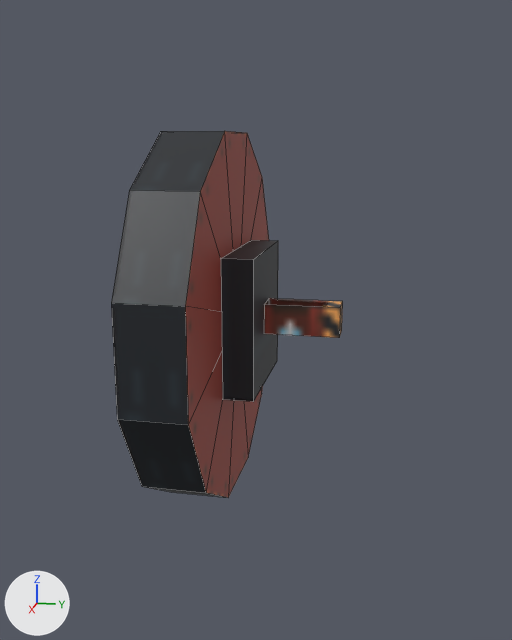
The FBX model Assets/Models/BigMagnet.fbx as it was, and as the next commit left it.
Camera for both pictures: a 50 mm camera at (574.0, 181.0, 139.0) aimed at (5.0, 67.0, -3.0). Every picture has the same lights, and +X, +Y and +Z are marked at lower left. Mesh edges are drawn as thin lines.
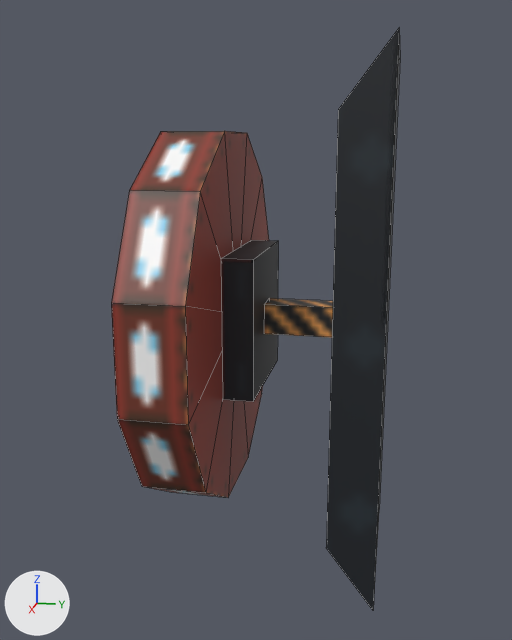
The newer file is also turned or shifted as a whole; pictures and numbers use the older file's frame.

Changed parts and their boxes [x1, y1, x2, y2] in the pictures (512 x 640 px):
'cube_2', added (black)
    after: [326, 28, 400, 610]
'cube', reshaped (28% narrower, 298% taller)
    before: [264, 298, 343, 338]
    after: [221, 240, 278, 402]
'cube_1', reshaped
    before: [221, 240, 278, 402]
    after: [264, 298, 333, 337]
part 2 of me_cylinder, surface changed (grey to brown)
    both: [111, 131, 228, 498]

The change, as a list of edits to the scene's bpy script:
```text
Change me_cube_1:
    used by ob_cube_1; location = (0.0, 0.0, 0.0)
    remove me_cube_1.from_pydata(...)  # 8 vertices, 6 faces; spans x -56.2..56.2, y 50.0..75.0, z -56.2..56.2
    add me_cube_1.from_pydata(...)  # 8 vertices, 4 faces; spans x -12.5..12.5, y 75.0..137.5, z -12.5..12.5
    me_cube_1 part 3: the whole mesh is rebuilt
Change me_cube:
    used by ob_cube; location = (0.0, 0.0, 0.0)
    remove me_cube.from_pydata(...)  # 8 vertices, 6 faces; spans x -12.5..12.5, y 75.0..137.5, z -12.5..12.5
    add me_cube.from_pydata(...)  # 8 vertices, 5 faces; spans x -56.2..56.2, y 50.0..75.0, z -56.2..56.2
    me_cube part 1: the whole mesh is rebuilt
Change me_cylinder:
    where me_cylinder.from_pydata(...)  # 26 vertices, 36 faces; spans x -150.0..150.0, y 0.0..50.0, z -150.0..150.0
    used by ob_cylinder; location = (0.0, 0.0, 0.0)
    me_cylinder part 2: texture (UV) coordinates of 12 of 36 faces, centred in x -150.0..150.0, y 25.0, z -150.0..150.0, changed; they spanned u 0.34..0.55, v 0.47..0.59 and now span u 0.0..0.2, v 0.72..0.84
Add me_cube_2:
    me_cube_2.from_pydata(...)  # 8 vertices, 6 faces; spans x -81.0..81.0, y 138.0..175.0, z -212.0..212.0
    me_cube_2.materials.append(mat_magnet_png)  # picture img_magnet_png
Add ob_cube_2:
    ob_cube_2 = bpy.data.objects.new('cube_2', me_cube_2)
    ob_cube_2.location = (0.0, 0.0, 0.0)
```
